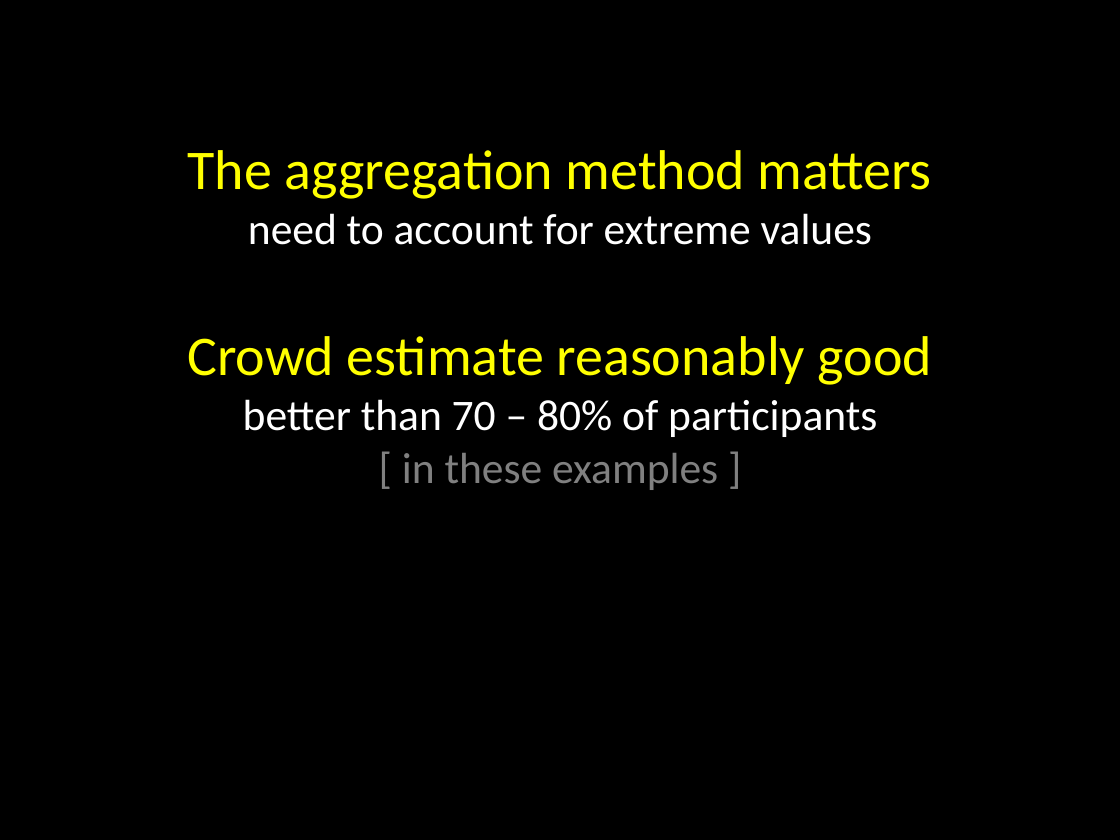
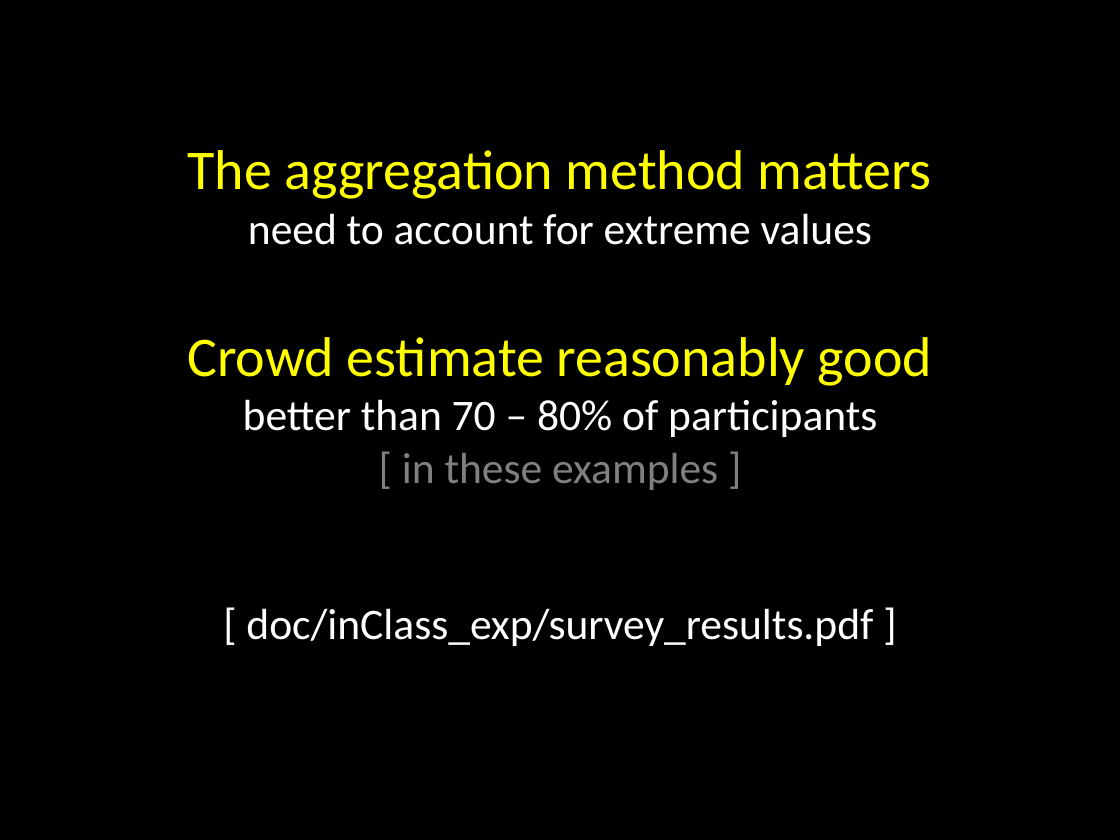
Before and after one commit to yatharthsharma/crowds, a slide deck: slide 22 of slides/lecture_2.pptx. Drawn at 1120x840 pixels with LibreOffice and Linux fonts; fonts in the diff are those of the drawing. Boxes give left, top, right and bottom in pixels: in the first picture for what was removed or moved away, otherwise in the second. Text is boxed around its words. In the diff, an @@ line names an element or a change of style, - is before the commit and + after.

Commit message:
updated to lecture 2 slides

```diff
--- a/slides/lecture_2.pptx
+++ b/slides/lecture_2.pptx
@@ text at (246,608,873,646): paragraph added @@
+[ doc/inClass_exp/survey_results.pdf ]
```
Also in this commit, not shown: 1 other slide changed, 1 slide added, 1 other file.
